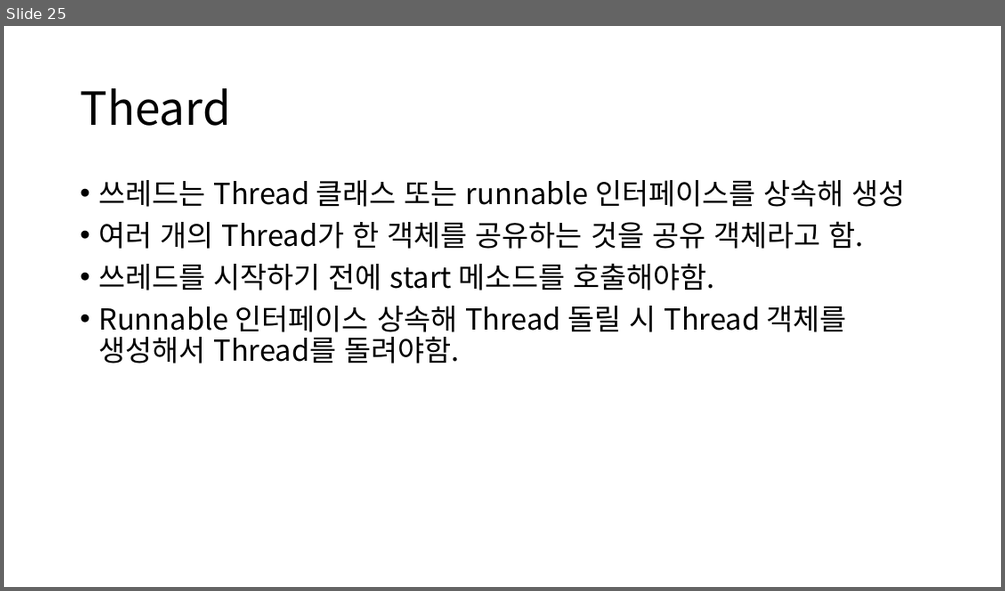
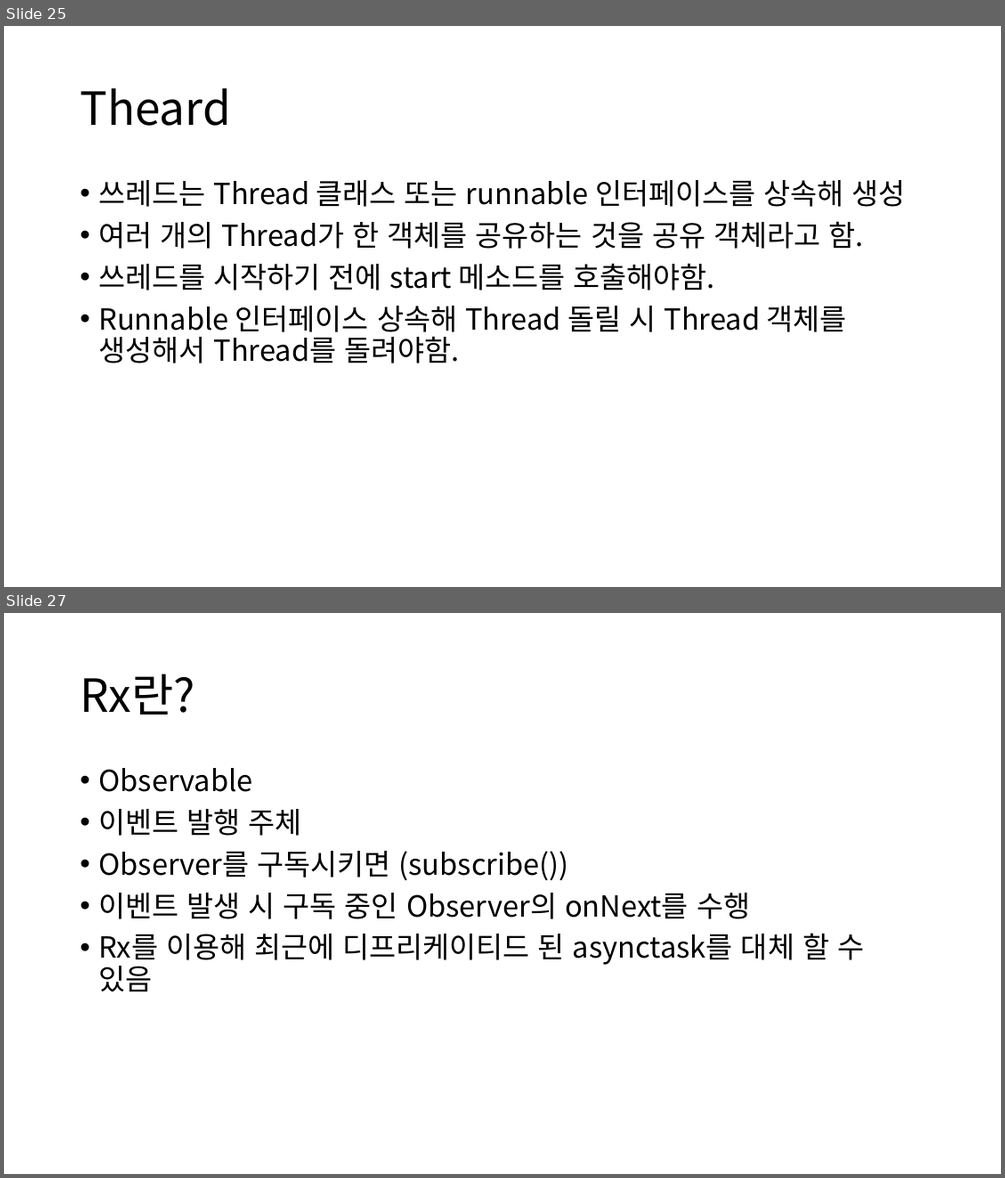
Before and after one commit to satelite54/BUSAN_IT_ACADEMY, a slide deck: 학습자료/학습 정리.pptx. Shown one above the other, each under a label of ours: slide 25 before the commit, slides 25 and 27 after it; the slides between them are not shown. The pictures are 1005x591 and 1005x1178 pixels, drawn with LibreOffice and Linux fonts; fonts in the diff are those of the drawing. Boxes give left, top, right and bottom in pixels: in the first picture for what was removed or moved away, otherwise in the second. Text is boxed around its words. In the diff, an @@ line names an element or a change of style, - is before the commit and + after.

```diff
--- a/학습자료/학습 정리.pptx
+++ b/학습자료/학습 정리.pptx
@@ slide 27 added at [4,613,1001,1174], background #FFFFFF @@
@@ title added at [80,674,194,714], 44 pt, text #000000 @@
+Rx란?
@@ text added at [98,768,864,992], 28 pt, text #000000 @@
+• Observable
+• 이벤트 발행 주체
+• Observer를 구독시키면 (subscribe())
+• 이벤트 발생 시 구독 중인 Observer의 onNext를 수행
+• Rx를 이용해 최근에 디프리케이티드 된 asynctask를 대체 할 수 있음
```
Also in this commit, not shown: 2 other slides added, 1 other file.
